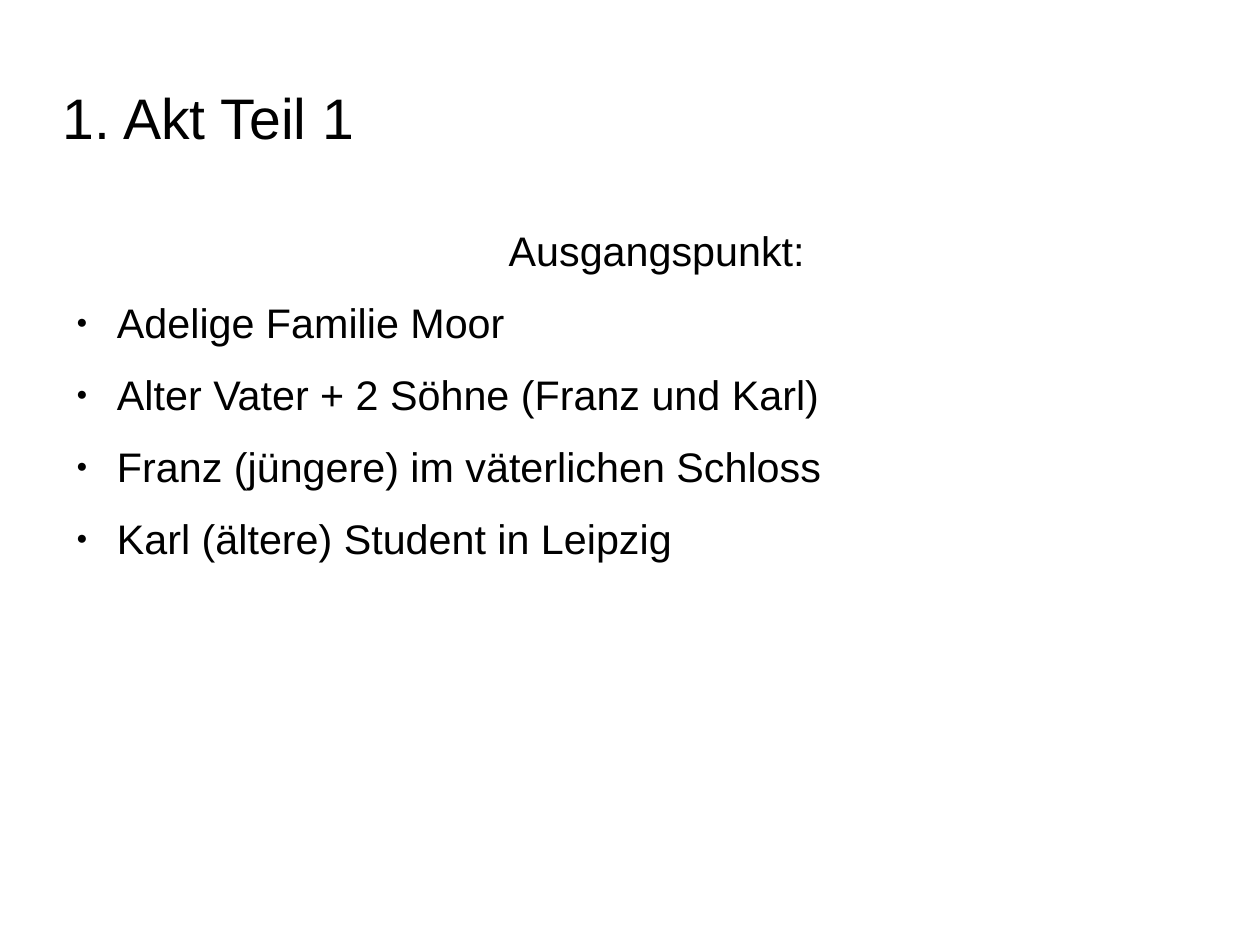
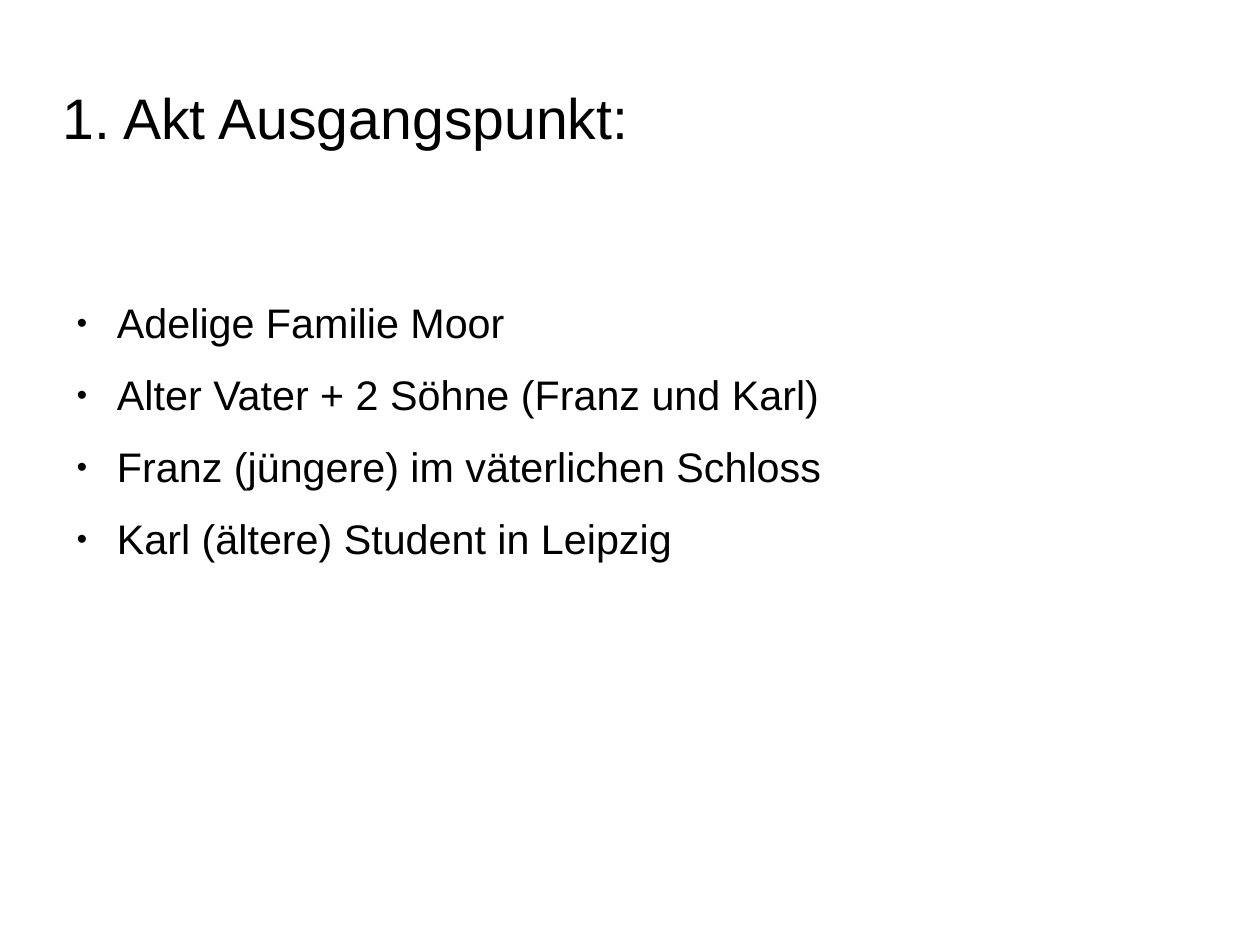
Before and after one commit to Galaxyqasar/Schule, a slide deck: slide 9 of Vortraege/Die_R-uber/Die_Raeuber.odp (slide 8 before the commit). Drawn at 1260x945 pixels with LibreOffice and Linux fonts; fonts in the diff are those of the drawing; background and template pictures are left out. Boxes give left, top, right and bottom in pixels: in the first picture for what was removed or moved away, otherwise in the second. Text is boxed around its words. In the diff, an @@ line names an element or a change of style, - is before the commit and + after.

```diff
--- a/Vortraege/Die_R-uber/Die_Raeuber.odp
+++ b/Vortraege/Die_R-uber/Die_Raeuber.odp
@@ title at (x1=63, y1=97, x2=629, y2=150): text changed @@
-1. Akt Teil 1
+1. Akt Ausgangspunkt:
@@ text at (x1=509, y1=236, x2=805, y2=274): paragraph removed @@
-Ausgangspunkt:
```
Also in this commit, not shown: 15 other slides changed, 2 slides added.
